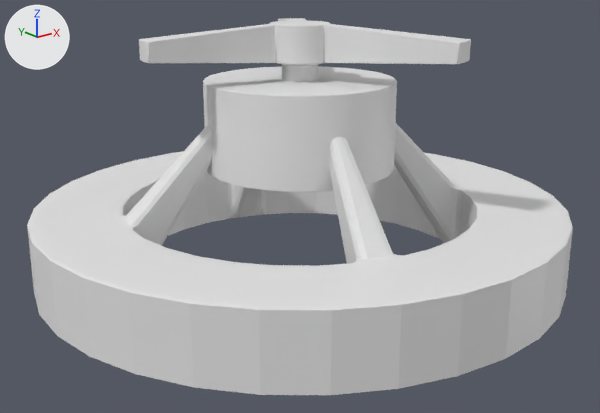
A saved change to the Blender file Assets/models/Sprinkler.blend.
The view is the same before and after, from a 50 mm camera at (-1.91, -2.39, 1.07) aimed at (-0.04, -0.05, 0.13). The axes (+X, +Y, +Z) are drawn at upper left. The lights are the same throughout.

Script lines for the objects in view, before the commit:
```python
me_cylinder = bpy.data.meshes.new('Cylinder')
me_cylinder.from_pydata(...)  # 144 vertices, 144 faces; spans x -1.0..1.0, y -1.0..1.0, z -1.0..3.98
me_cylinder_001 = bpy.data.meshes.new('Cylinder.001')
me_cylinder_001.from_pydata(...)  # 210 vertices, 180 faces; spans x -1.67..1.1, y -1.68..1.45, z -1.0..2.23
me_cylinder_001.polygons.foreach_set('use_smooth', [True] * 180)
ob_cylinder = bpy.data.objects.new('Cylinder', me_cylinder)
ob_cylinder.location = (0.0, 0.0, 0.0)
ob_cylinder.scale = (1.0, 1.0, 0.133)
_m = ob_cylinder.modifiers.new('Bevel', 'BEVEL')
_m.segments = 2
ob_cylinder_001 = bpy.data.objects.new('Cylinder.001', me_cylinder_001)
ob_cylinder_001.location = (0.0, 0.0, 0.437)
ob_cylinder_001.scale = (0.354, 0.354, 0.164)
_m = ob_cylinder_001.modifiers.new('Bevel', 'BEVEL')
_m.segments = 2
```
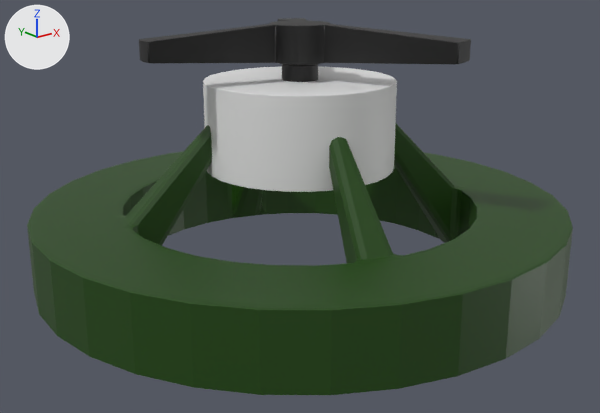
Where the change shows, as pixel boxes (x1, y1, x2, y2) in the pictures (600 x 413 px):
'Cylinder', recoloured (white to green)
    both: (27, 124, 573, 395)
part 1 of me_cylinder_001, recoloured (grey to black)
    both: (139, 18, 471, 82)

The change in detail:
Material 'Material.002' (mat_material_002) is new.
Its base color is (0.00788, 0.00788, 0.00788) (black #161616).
Material 'Material.001' (mat_material_001) is new.
Its base color is (0.012, 0.0605, 0.000817) (dark green #1d4603).
me_cylinder has 144 vertices, 144 faces and spans x -1.0..1.0, y -1.0..1.0, z -1.0..3.98.
me_cylinder now uses material mat_material_001 (dark green #1d4603).
me_cylinder_001 has 210 vertices, 180 faces and spans x -1.67..1.1, y -1.68..1.45, z -1.0..2.23.
me_cylinder_001 is used by ob_cylinder_001; location (0.0, 0.0, 0.437); scale (0.354, 0.354, 0.164).
me_cylinder_001 part 1: all 115 faces centred in x -1.66..1.03, y -1.65..1.41, z 1.17..2.23 switch from no material to mat_material_002 (black #161616).
